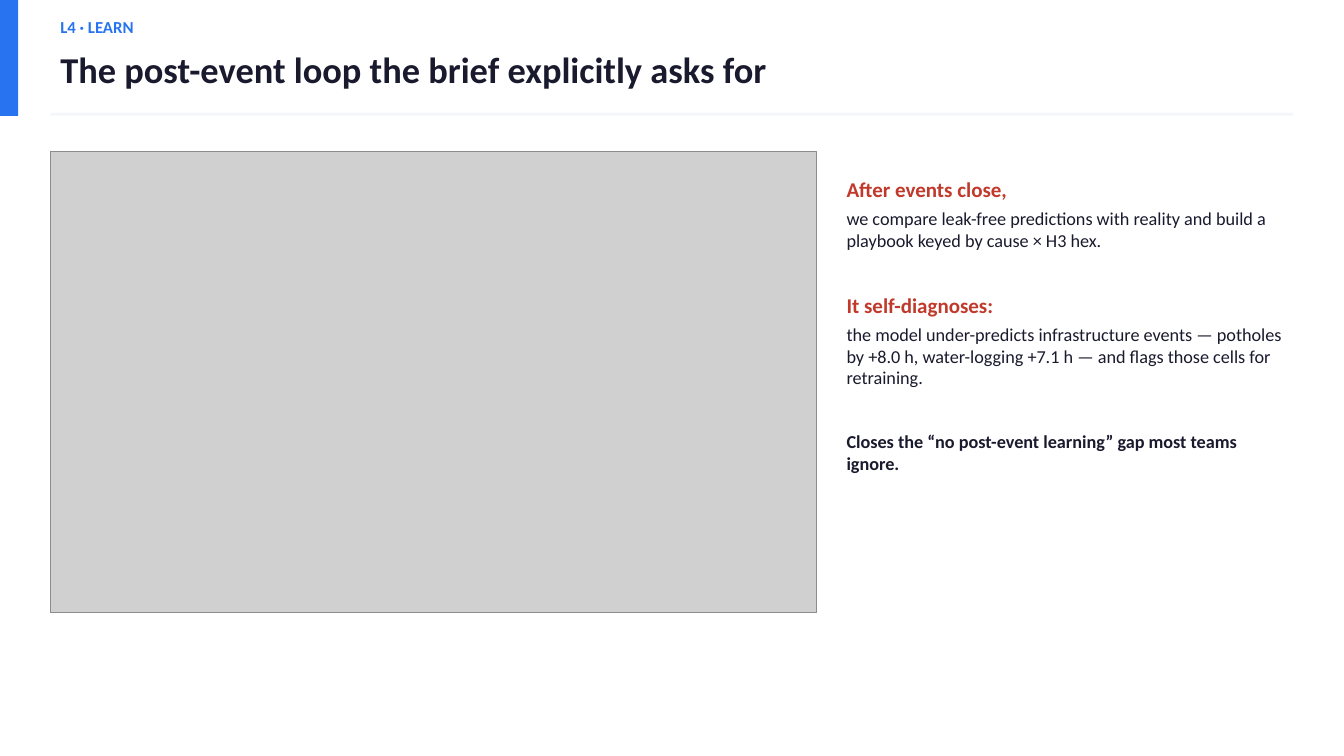
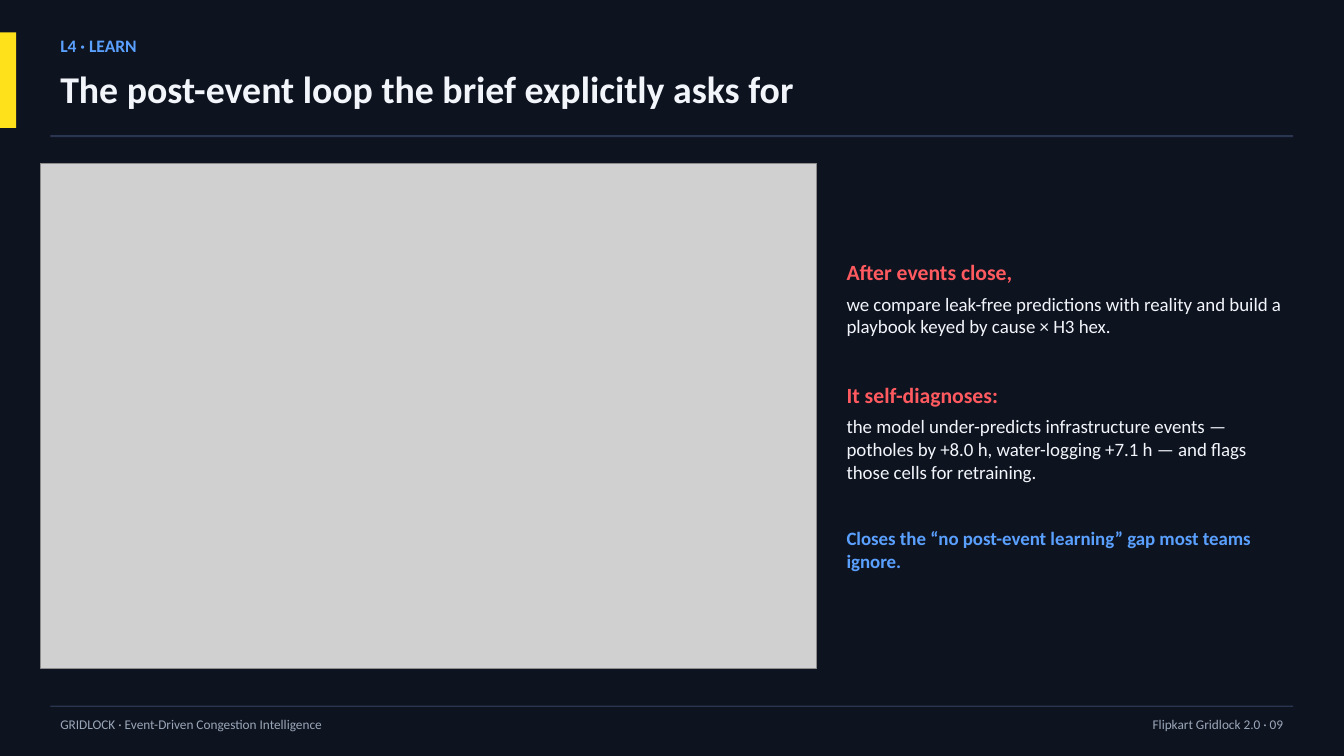
Before and after one commit to Hrithikkraj/traffic-event-simulator, a slide deck: slide 10 of Gridlock_Pitch_Deck.pptx. Drawn at 1344x756 pixels with LibreOffice and Linux fonts; fonts in the diff are those of the drawing; grey boxes stand for pictures. Boxes give left, top, right and bottom in pixels: in the first picture for what was removed or moved away, otherwise in the second. Text is boxed around its words. In the diff, an @@ line names an element or a change of style, - is before the commit and + after.

```diff
--- a/Gridlock_Pitch_Deck.pptx
+++ b/Gridlock_Pitch_Deck.pptx
@@ rectangle added at [0,0,1344,756], fill #0E1320 @@
@@ rectangle: place and size @@
-rectangle at [0,0,18,116]
+rectangle at [0,32,16,128]
@@ rectangle at [0,32,16,128]: fill #2874F0 to #FFE11B @@
@@ text "L4 · LEARN": place and size @@
-text "L4 · LEARN" at [60,22,134,33]
+text "L4 · LEARN" at [60,40,137,52]
@@ text "L4 · LEARN" at [60,40,137,52]: size 12 to 12.5 pt, text colour #2874F0 to #5AA0FF; more space between paragraphs @@
@@ text "The post-event loop the brief ...": place and size @@
-text "The post-event loop the brief ..." at [60,57,766,89]
+text "The post-event loop the brief ..." at [60,76,793,109]
@@ text "The post-event loop the brief ..." at [60,76,793,109]: size 26 to 27 pt, text colour #1A1A2E to #F2F5FA; more space between paragraphs @@
@@ rectangle: place and size @@
-rectangle at [50,113,1294,116]
+rectangle at [50,135,1294,137]
@@ rectangle at [50,135,1294,137]: fill #F4F6FB to #2A3550 @@
@@ picture: place and size @@
-picture at [50,151,817,613]
+picture at [40,163,817,668]
@@ text "After events close,": place and size @@
-text "After events close," at [847,182,1282,473]
+text "After events close," at [847,264,1281,571]
@@ text "After events close," at [847,264,1281,571]: size 15 to 15.5 pt, text colour #C0392B to #FF5A5F in "After events close,", "It self-diagnoses:"; size 13 to 13.5 pt in "we compare leak-free predictions with reality and ...", "the model under-predicts infrastructure events — potholes ...", "Closes the “no post-event learning” gap most ..."; text colour #1A1A2E to #F2F5FA in "we compare leak-free predictions with reality and ...", "the model under-predicts infrastructure events — potholes ..."; text colour #1A1A2E to #5AA0FF in "Closes the “no post-event learning” gap most ..."; more space between paragraphs; vertical alignment top to middle @@
@@ rectangle added at [50,706,1294,707], fill #2A3550 @@
@@ text added at [60,720,322,731], 9.5 pt, text #9AA7B8 @@
+GRIDLOCK · Event-Driven Congestion Intelligence
@@ text added at [1153,720,1283,731], 9.5 pt, text #9AA7B8 @@
+Flipkart Gridlock 2.0 · 09
```
Also in this commit, not shown: 13 other slides changed, 3 other files.
